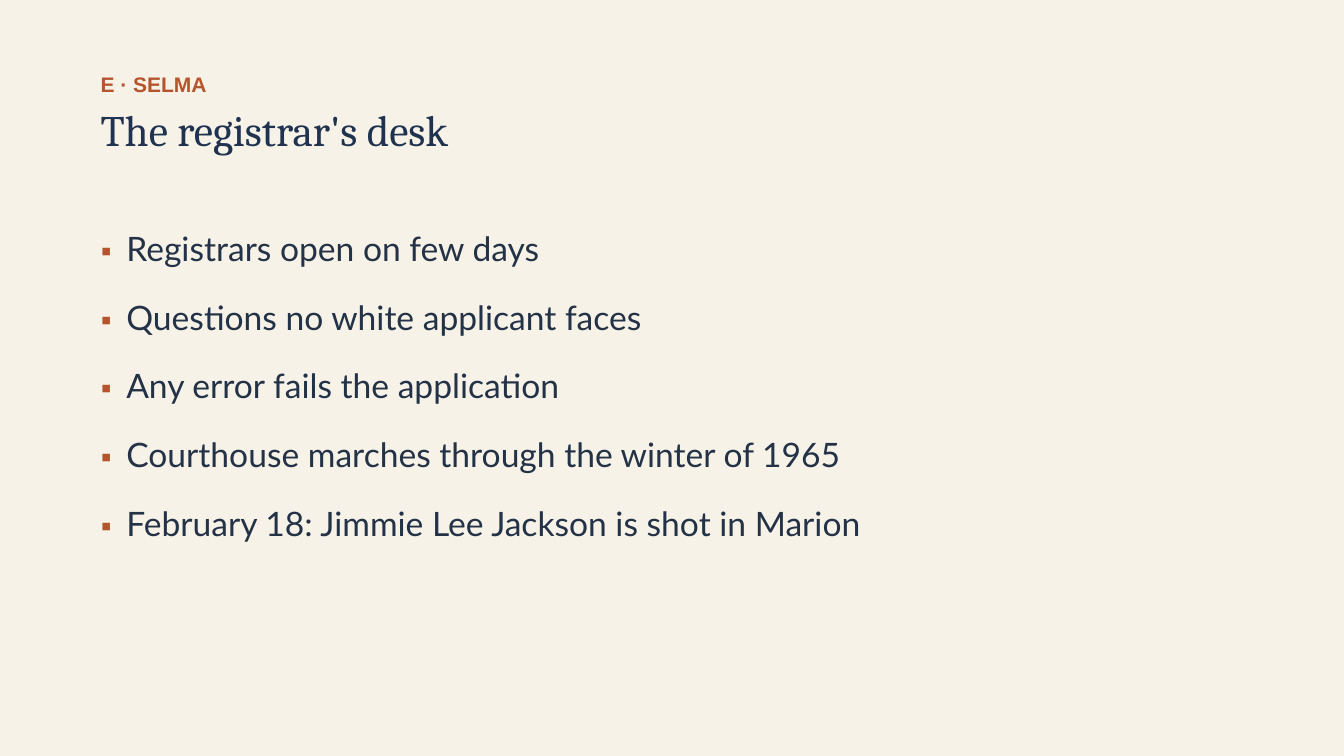
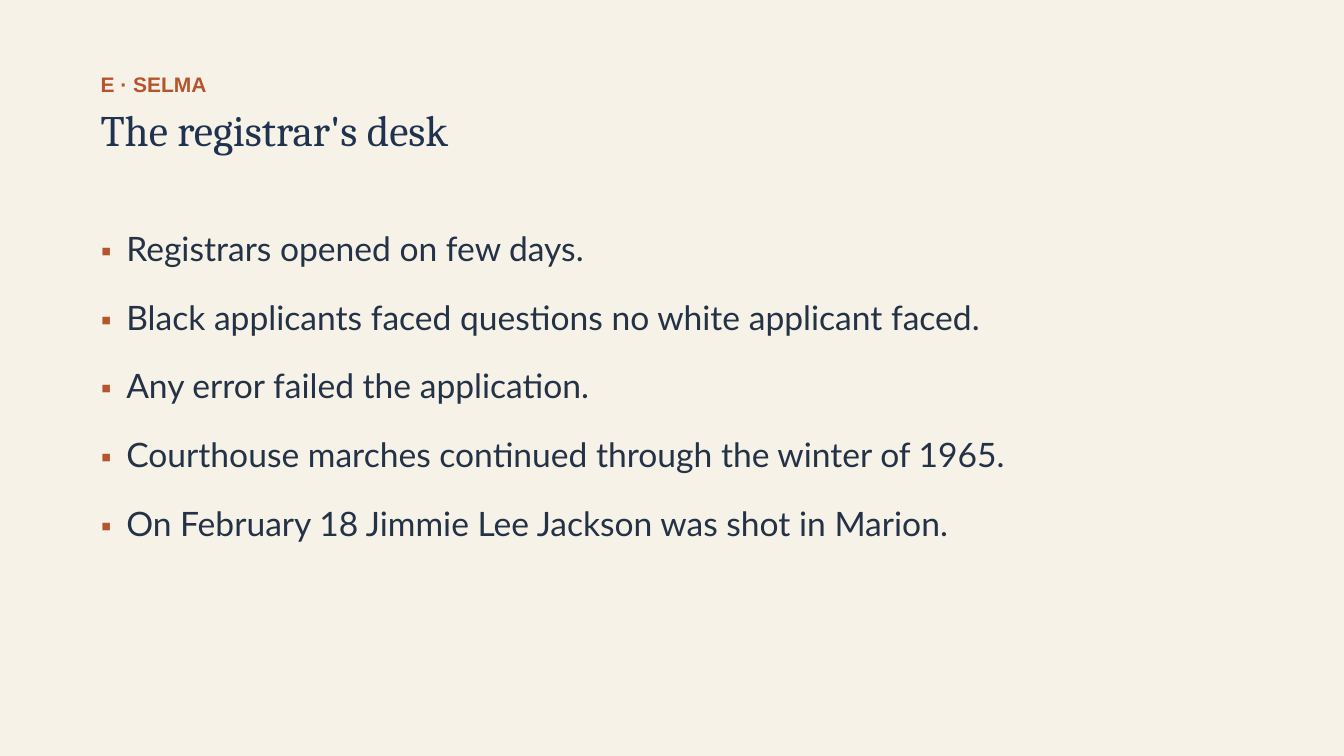
Before and after one commit to ab17gthb/humanities-curriculum-group, a slide deck: slide 16 of civil-rights/lesson-06/lesson-06-slides.pptx. Drawn at 1344x756 pixels with LibreOffice and Linux fonts; fonts in the diff are those of the drawing. Boxes give left, top, right and bottom in pixels: in the first picture for what was removed or moved away, otherwise in the second. Text is boxed around its words. In the diff, an @@ line names an element or a change of style, - is before the commit and + after.

```diff
--- a/civil-rights/lesson-06/lesson-06-slides.pptx
+++ b/civil-rights/lesson-06/lesson-06-slides.pptx
@@ text at bbox=[126, 236, 1005, 542]: text changed @@
-▪ Registrars open on few days
-▪ Questions no white applicant faces
-▪ Any error fails the application
-▪ Courthouse marches through the winter of 1965
-▪ February 18: Jimmie Lee Jackson is shot in Marion
+▪ Registrars opened on few days.
+▪ Black applicants faced questions no white applicant faced.
+▪ Any error failed the application.
+▪ Courthouse marches continued through the winter of 1965.
+▪ On February 18 Jimmie Lee Jackson was shot in Marion.
```
Also in this commit, not shown: 9 other slides changed, 6 other files.
